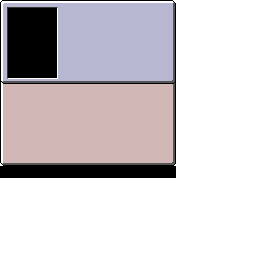
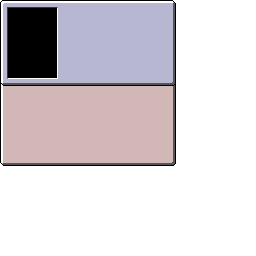
Layer changes from the first 256px x 256px image to the second:
painted on "f" over [1, 81, 175, 86]
painted on "inventory.png" over [0, 80, 176, 178]
painted on "bg" over [3, 81, 173, 84]
